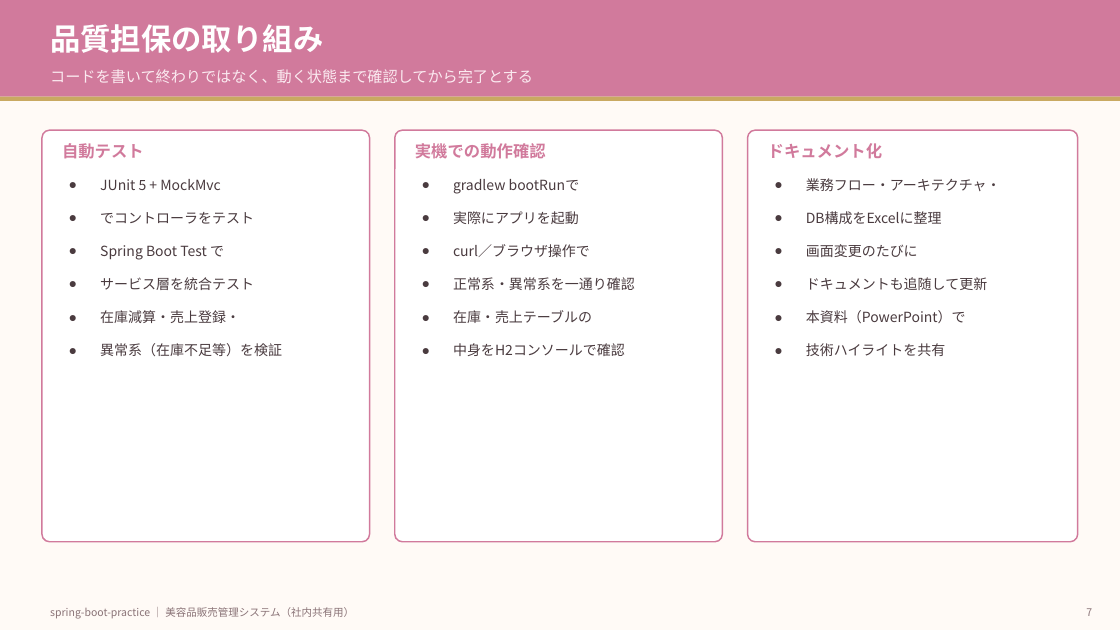
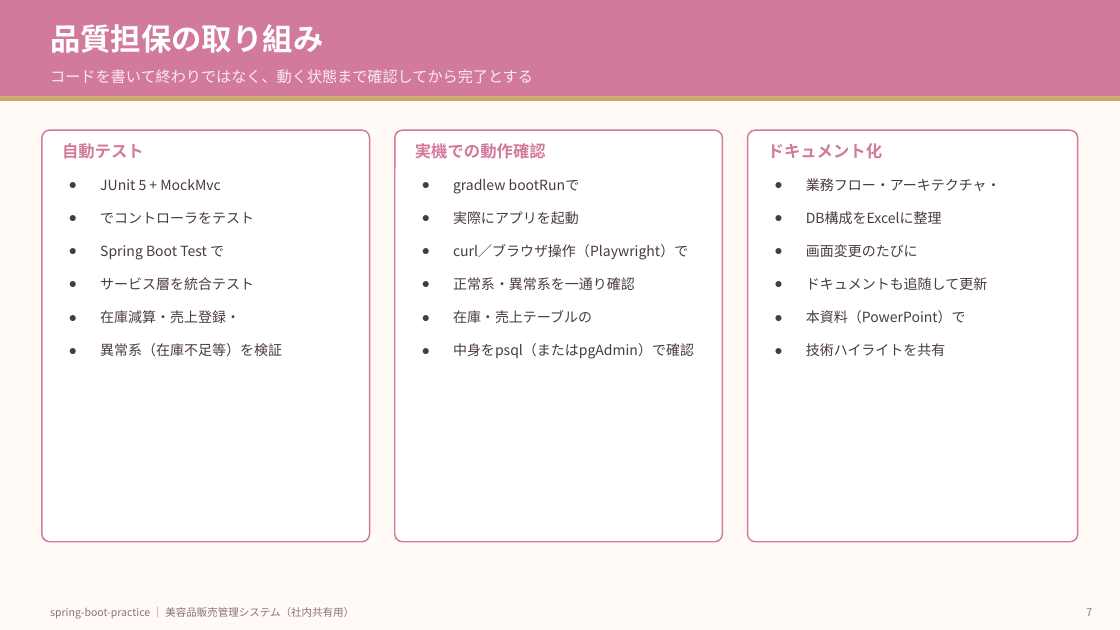
Before and after one commit to maythazinoo12mm/beautyPOS, a slide deck: slide 7 of docs/使用技術.pptx. Drawn at 1120x630 pixels with LibreOffice and Linux fonts; fonts in the diff are those of the drawing. Boxes give left, top, right and bottom in pixels: in the first picture for what was removed or moved away, otherwise in the second. Text is boxed around its words. In the diff, an @@ line names an element or a change of style, - is before the commit and + after.

```diff
--- a/docs/使用技術.pptx
+++ b/docs/使用技術.pptx
@@ text at (453,244,688,260): text changed @@
-● curl／ブラウザ操作で
+● curl／ブラウザ操作（Playwright）で
@@ text at (453,343,694,359): text changed @@
-● 中身をH2コンソールで確認
+● 中身をpsql（またはpgAdmin）で確認
```
Also in this commit, not shown: 4 other slides changed.
